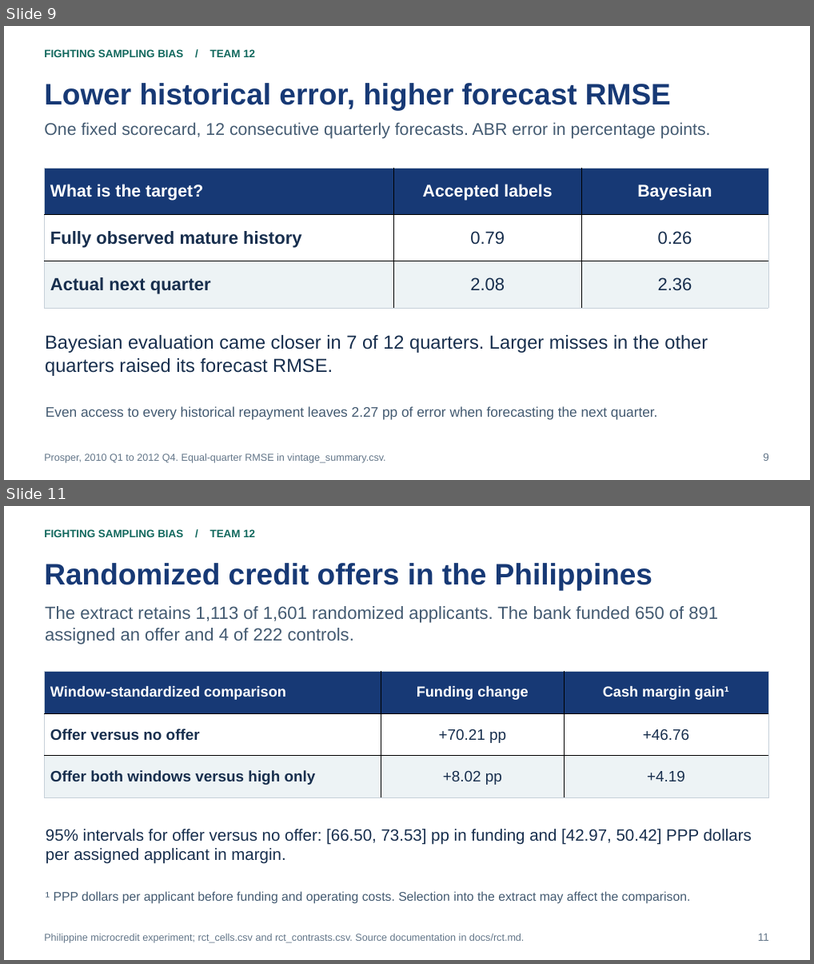
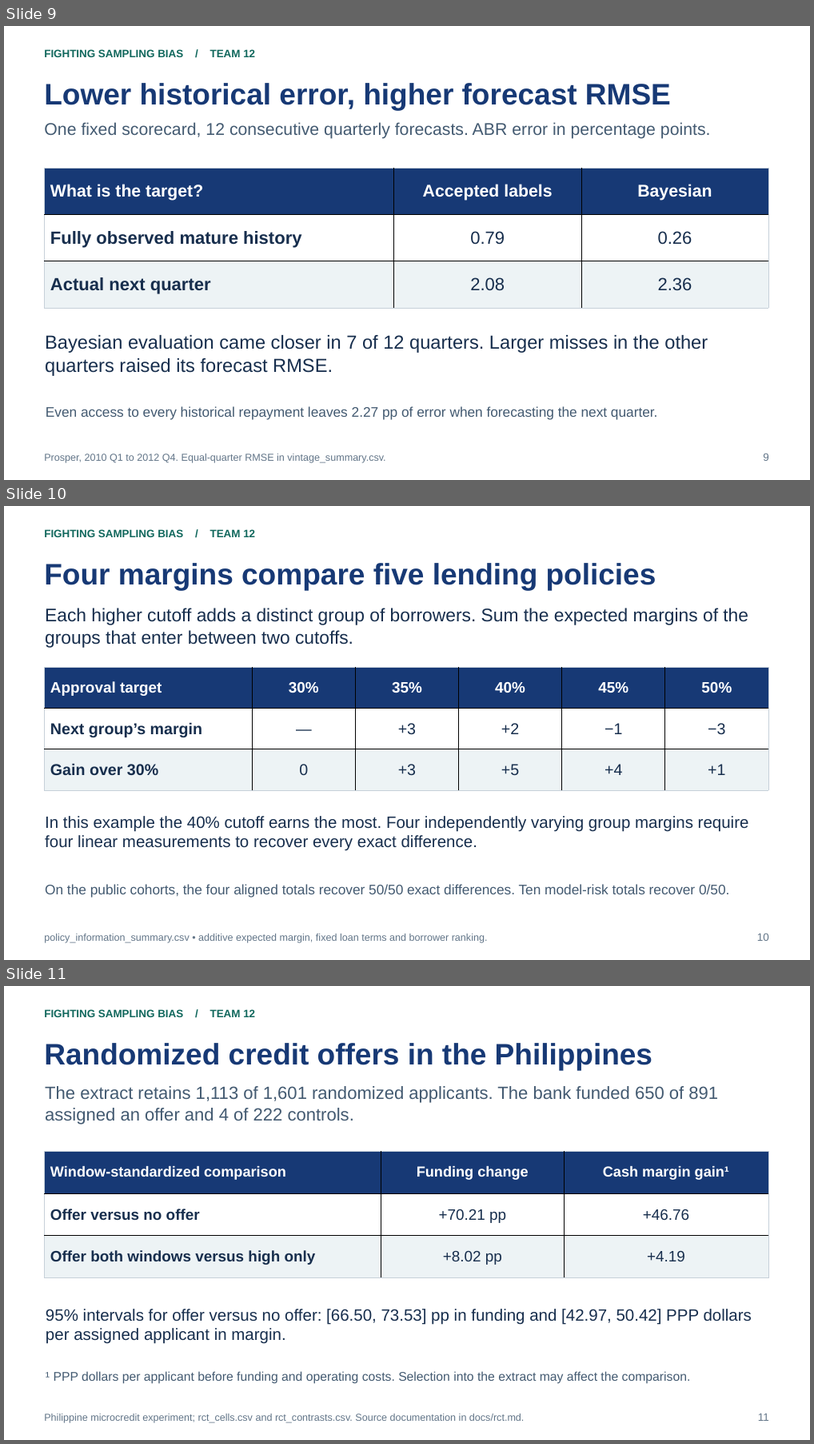
Before and after one commit to bigpurota/paper11, a slide deck: slides/paper11.pptx. Shown one above the other, each under a label of ours: slides 9 and 11 before the commit, slides 9, 10 and 11 after it; the slides between them are not shown. The pictures are 814x964 and 814x1444 pixels, drawn with LibreOffice and Linux fonts; fonts in the diff are those of the drawing. Boxes give left, top, right and bottom in pixels: in the first picture for what was removed or moved away, otherwise in the second. Text is boxed around its words. In the diff, an @@ line names an element or a change of style, - is before the commit and + after.

Commit message:
Derive the information needed for lending policies and price the value of a test loan

```diff
--- a/slides/paper11.pptx
+++ b/slides/paper11.pptx
@@ slide 10 added at box(4, 506, 810, 960), background #FFFFFF @@
@@ text added at box(44, 529, 255, 537), 12.8 pt, text #11685D, bold @@
+FIGHTING SAMPLING BIAS / TEAM 12
@@ text added at box(44, 563, 657, 590), 35.2 pt, text #173975, bold @@
+Four margins compare five lending policies
@@ text added at box(45, 608, 749, 648), 21.8 pt, text #172E4D @@
+Each higher cutoff adds a distinct group of borrowers. Sum the expected margins of the groups that enter between two cutoffs.
@@ table added at box(45, 668, 770, 790), 3 rows, 6 columns @@
+Approval target | 30% | 35% | 40% | 45% | 50%
+Next group’s margin | — | +3 | +2 | −1 | −3
+Gain over 30% | 0 | +3 | +5 | +4 | +1
@@ text added at box(45, 816, 750, 851), 19.5 pt, text #172E4D @@
+In this example the 40% cutoff earns the most. Four independently varying group margins require four linear measurements to recover every exact difference.
@@ text added at box(45, 884, 730, 897), 16.5 pt, text #435A71 @@
+On the public cohorts, the four aligned totals recover 50/50 exact differences. Ten model-risk totals recover 0/50.
@@ text added at box(44, 933, 488, 943), 12 pt, text #627588 @@
+policy_information_summary.csv • additive expected margin, fixed loan terms and borrower ranking.
@@ text added at box(758, 932, 770, 940), 12.8 pt, text #627588 @@
+10
```
Also in this commit, not shown: 1 slide changed, 2 other slides added, 2 slides removed, 24 other files.
